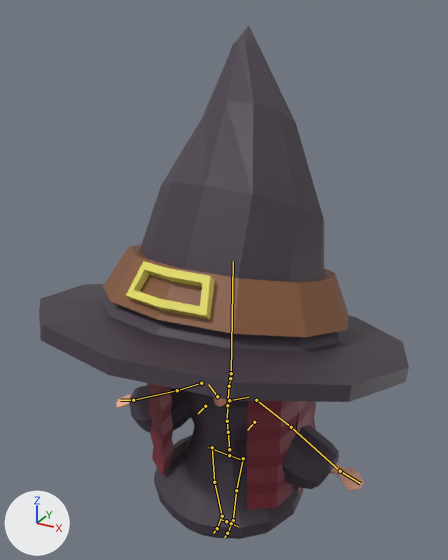
One commit to the Blender file Working/character.blend: the scene before it, then after it.
Rendered twice from a 50 mm lens placed at (1.52, -2.8, 3.21), pointed at (-0.14, 0.21, 1.7). The axes (+X, +Y, +Z) are drawn at lower left. The lights are the same throughout. The bones that bend it are drawn over the model as lines.

Objects in the first picture: 'Hair', 'Hat', 'Player'.
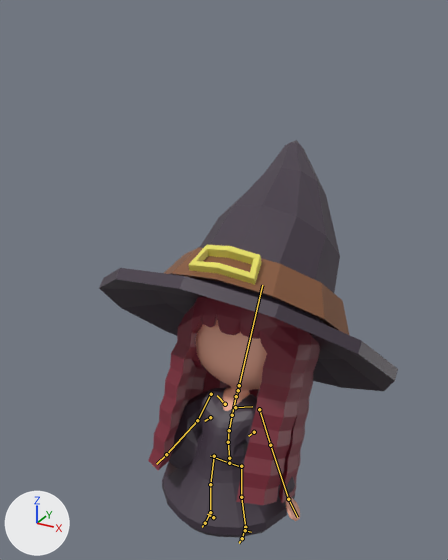
The newer file adds an action. The first version stands in its rest pose; the second is drawn at frame 3 of the action 'Witch_Hurt'.

The change, as a diff of the scene's bpy script:
```diff
--- a/Working/character.blend.py
+++ b/Working/character.blend.py
@@ bone_spine @@
 bone_spine = bpy.data.objects['PlayerCharacter'].pose.bones['spine']
-bone_spine.location = (0.0, 0.0, 0.0)
-bone_spine.scale = (1.0, 1.0, 1.0)
+bone_spine.location = (0.0, -0.065, 0.01)
+bone_spine.scale = (0.9, 0.9, 0.9)
@@ bone_spine_001 @@
 bone_spine_001 = bpy.data.objects['PlayerCharacter'].pose.bones['spine.001']  # child of 'spine'
-bone_spine_001.rotation_quaternion = (1.0, 0.0, 0.0, 0.0)  # degrees (0, 0, 0)
+bone_spine_001.rotation_quaternion = (0.988, -0.155, 0.0, 0.0)  # degrees (-18, 0, 0)
@@ bone_spine_006 @@
 bone_spine_006 = bpy.data.objects['PlayerCharacter'].pose.bones['spine.006']  # child of 'spine.005'
-bone_spine_006.rotation_quaternion = (1.0, 0.0, 0.0, 0.0)  # degrees (0, 0, 0)
+bone_spine_006.rotation_quaternion = (0.997, -0.075, 0.0, 0.0)  # degrees (-9, 0, 0)
@@ bone_upper_arm_l @@
 bone_upper_arm_l = bpy.data.objects['PlayerCharacter'].pose.bones['upper_arm.L']  # child of 'shoulder.L'
-bone_upper_arm_l.rotation_quaternion = (1.0, 0.0, 0.0, 0.0)  # degrees (0, 0, 0)
+bone_upper_arm_l.rotation_quaternion = (0.964, -0.008, 0.041, -0.261)  # degrees (-2, 4, -30)
@@ bone_upper_arm_r @@
 bone_upper_arm_r = bpy.data.objects['PlayerCharacter'].pose.bones['upper_arm.R']  # child of 'shoulder.R'
-bone_upper_arm_r.rotation_quaternion = (1.0, 0.0, 0.0, 0.0)  # degrees (0, 0, 0)
+bone_upper_arm_r.rotation_quaternion = (0.959, -0.008, -0.044, 0.278)  # degrees (-2, -5, 32)
@@ bone_thigh_l @@
 bone_thigh_l = bpy.data.objects['PlayerCharacter'].pose.bones['thigh.L']  # child of 'spine'
-bone_thigh_l.rotation_quaternion = (1.0, 0.0, 0.0, 0.0)  # degrees (0, 0, 0)
+bone_thigh_l.rotation_quaternion = (0.995, 0.001, 0.011, -0.098)  # degrees (0, 1, -11)
@@ bone_thigh_r @@
 bone_thigh_r = bpy.data.objects['PlayerCharacter'].pose.bones['thigh.R']  # child of 'spine'
-bone_thigh_r.rotation_quaternion = (1.0, 0.0, 0.0, 0.0)  # degrees (0, 0, 0)
+bone_thigh_r.rotation_quaternion = (0.995, 0.001, -0.01, 0.096)  # degrees (0, -1, 11)
```

Location of each change, [x1, y1, x2, y2] in pixels of the pictures (448 x 560 px):
'Hat', posed (19% narrower, 33% shorter)
    before: [39, 26, 409, 402]
    after: [99, 140, 398, 391]
'Player', posed
    before: [116, 385, 364, 539]
    after: [153, 320, 300, 537]
'Hair', posed
    before: [147, 383, 316, 510]
    after: [148, 296, 320, 505]
bone 'spine', root to tip
    before: (229, 449) to (228, 432)
    after: (229, 458) to (228, 442)
bone 'spine.001', root to tip
    before: (228, 432) to (227, 421)
    after: (228, 442) to (229, 430)
bone 'spine.006', root to tip
    before: (231, 373) to (233, 261)
    after: (239, 385) to (262, 285)
bone 'upper_arm.L', root to tip
    before: (256, 400) to (291, 427)
    after: (259, 409) to (270, 445)
bone 'upper_arm.R', root to tip
    before: (201, 383) to (177, 390)
    after: (211, 394) to (197, 420)
bone 'thigh.L', root to tip
    before: (243, 458) to (236, 490)
    after: (241, 466) to (241, 497)
bone 'thigh.R', root to tip
    before: (212, 447) to (214, 482)
    after: (214, 456) to (210, 484)
